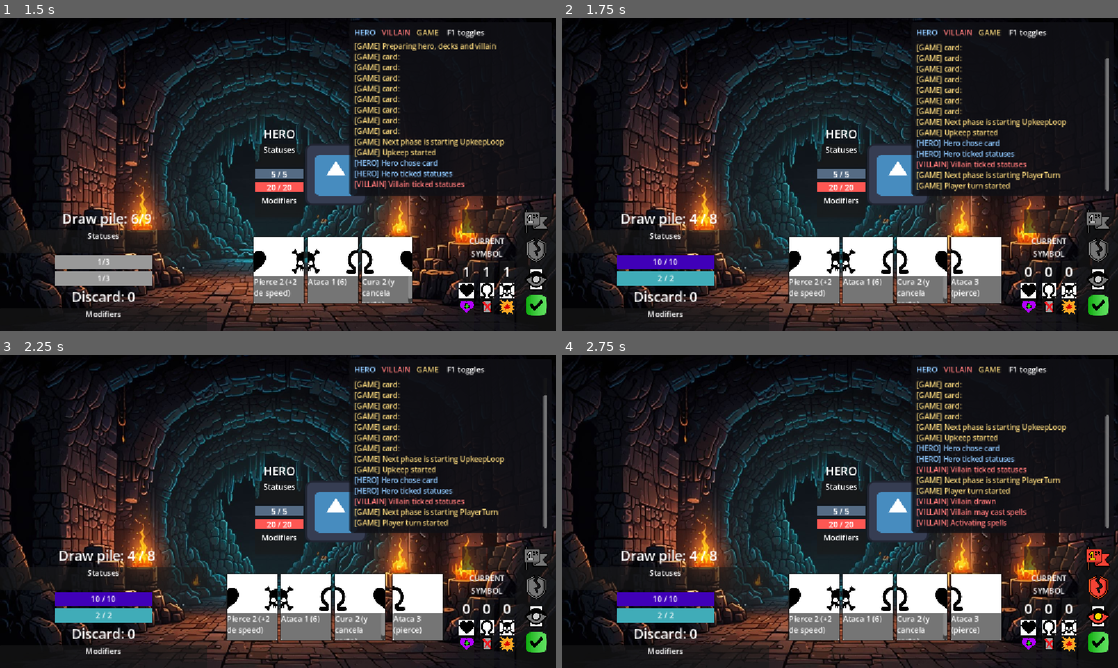
Above: before the commit, frames 1-4 (two rows, left to right).
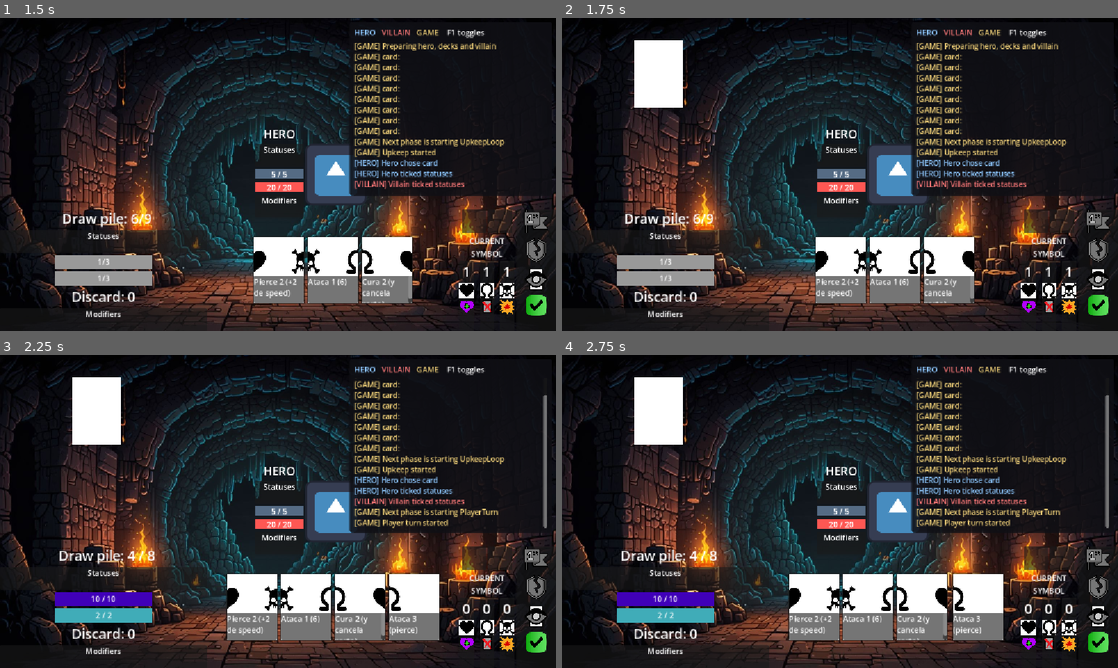
Above: after the commit, the same moments.

Repository: OteroJP/roguelito
Game: Godot game, scene res://ui/main.tscn
Same seed, same stepped clock (60 frames per second), same inputs: the game is played once before the commit and once after it. The engine's default icon, where the game draws it, is replaced by a stand-in: a white triangle on a blue panel in a dark square.
Inputs (mouse positions are in pixels of both pictures, inside the frame that each line leads up to):
- Up to frame 1 (1.5 s): click (533, 305) at 0.5 s; click (533, 305) at 1.25 s
- Up to frame 2 (1.75 s): no input
- Up to frame 3 (2.25 s): click (533, 642) at 2 s
- Up to frame 4 (2.75 s): no input

Frame 1 is identical in both runs. In frame 2, 12% of the frame differs, in the area x 9-99%, y 7-92%; in frame 3, 2.4%; in frame 4, 5.6%.

Commit message:
refactor playing cards area

Diff:
--- a/app/combat_room.gd
+++ b/app/combat_room.gd
@@ -8,7 +8,7 @@
 
 @onready var villain_container: MarginContainer = %InteractiveContainer
 @onready var dungeon: Node2D = %DungeonRoom
-@onready var playing_area: VBoxContainer = %PlayingArea
+@onready var playing_area: PlayingArea = %PlayingArea
 
 func _ready() -> void:
 	_prepare_room()
@@ -23,17 +23,22 @@
 
 
 func _prepare_room() -> void:
+	GameManager.prepare(
+		playing_area,
+		hero,
+		villain,
+		ux_delay
+	)
+	playing_area.clear()
 	GameManager.add_log("Preparing hero, decks and villain", GameManager.LogSource.GAME)
 	villain_container.add_child(villain.prepare())
-	dungeon.add_child(hero.prepare())
+	var new_hero: HeroVisuals = hero.prepare()
+	dungeon.add_child(new_hero)
+
 	_combat_loop = CombatLoop.new(
 		_prepare_end_conditions(),
 		_prepare_phases(),
 	)
-	GameManager.hero = hero
-	GameManager.villain = villain
-	GameManager.ux_delay = ux_delay
-
 
 func _end_combat() -> void:
 	# TBD
@@ -53,8 +58,8 @@
 
 func _prepare_phases() -> Array[LoopPhase]:
 	var phases: Array[LoopPhase] = [
-		UpkeepLoop.new(hero, villain),
-		PlayerTurn.new(villain),
+		UpkeepLoop.new(hero, villain, playing_area),
+		PlayerTurn.new(villain, playing_area),
 		Resolution.new(playing_area)
 		]
 	return phases
--- a/app/game_manager.gd
+++ b/app/game_manager.gd
@@ -21,8 +21,16 @@
 var current_hero_card: HeroCardData
 var is_current_hero_card_enabled: bool = true
 var card_resolve_queue: Array[CardData]
+var playing_area: PlayingArea
 var ux_delay: float
 var _log: CombatLog
+
+
+func prepare(_playing_area: PlayingArea, _hero: Hero, _villain: Villain, _ux_delay: float) -> void:
+	playing_area = _playing_area
+	hero = _hero
+	villain = _villain
+	ux_delay = _ux_delay
 
 
 func sort_cards() -> void:
--- a/app/loops/combat_loop/player_turn.gd
+++ b/app/loops/combat_loop/player_turn.gd
@@ -2,12 +2,15 @@
 
 
 var _villain: Villain
+var _playing_area: PlayingArea
 
 
 func _init(
-	villain_character,
+	villain_character: Villain,
+	playing_area: PlayingArea
 	) -> void:
 	_villain = villain_character
+	_playing_area = playing_area
 
 
 func run() -> void:
@@ -22,4 +25,5 @@
 		return
 	GameManager.add_log("Villain plays a card", GameManager.LogSource.VILLAIN)
 	await _villain.play_card() # Mandatory: Player selects a card to play, may undo, and the confirms.
-	#phase_ended.emit()
+	await _playing_area.add_villain_card(GameManager.current_villain_card)
+	await _playing_area.get_tree().process_frame
--- a/app/loops/combat_loop/resolution.gd
+++ b/app/loops/combat_loop/resolution.gd
@@ -1,32 +1,20 @@
 class_name Resolution extends LoopPhase
 
-var _control_node: Control
+var _playing_area: Control
 
 func _init(
-	playing_area_container: Control
+	playing_area: PlayingArea
 	) -> void:
-	_control_node = playing_area_container
+	_playing_area = playing_area
 
 
 func run() -> void:
-	# Show Hero card
-	_control_node.show()
-	var hero_card: HeroCard = HeroCard.new_hero_card(GameManager.current_hero_card)
-	#hero_card.offset_transform_enabled = true
-	#hero_card.offset_transform_visual_only = true
-	#hero_card.offset_transform_rotation = PI
-	_control_node.add_child(hero_card)
-	await _control_node.get_tree().process_frame
-
-	var villain_card: VillainCard = VillainCard.new_villain_card(GameManager.current_villain_card)
-	_control_node.add_child(villain_card)
-	await _control_node.get_tree().process_frame
-
+	_playing_area.enable_hero_card_visibility(true)
 	# check stance and other condicionals.
 	# check pc cards condicionales.
 	# Compare cards speed and execute in order.
 	await GameManager.sort_cards()
-	await _control_node.get_tree().process_frame
+	await _playing_area.get_tree().process_frame
 
 	# Execute faster card.
 	# WIN-LOSS CHECK
@@ -40,10 +28,5 @@
 		return
 
 	await GameManager.end_phase()
-	for child: Control in _control_node.get_children():
-		child.queue_free()
-	await _control_node.get_tree().process_frame
-	_control_node.hide()
 
-
-	#TODO Discards cards, if there is more than hand_limit (6) it must discard hand_size - hand_limit.
+	await _playing_area.clear()
--- a/app/loops/combat_loop/upkeep.gd
+++ b/app/loops/combat_loop/upkeep.gd
@@ -2,13 +2,16 @@
 
 var _hero: Hero
 var _villain: Villain
+var _playing_area: PlayingArea
 
 func _init(
 	hero_character: Hero,
-	villain_character: Villain
+	villain_character: Villain,
+	playing_area: PlayingArea
 	) -> void:
 	_hero = hero_character
 	_villain = villain_character
+	_playing_area = playing_area
 
 
 func run() -> void:
@@ -24,6 +27,7 @@
 	if _have_loop_ended.call(): # WIN-LOSS CHECK
 		return
 	await _hero.play_card() # Hero picks random card to play
+	await _playing_area.add_hero_card(GameManager.current_hero_card)
 	if _have_loop_ended.call():
 		return
 	#phase_ended.emit()
--- a/dungeon/character/villain/resources/spells/reveal_hero_card.tres
+++ b/dungeon/character/villain/resources/spells/reveal_hero_card.tres
@@ -2,12 +2,14 @@
 
 [ext_resource type="Texture2D" uid="uid://ditsslm1ssgof" path="res://ui/villain_hud/reveal.png" id="1_aoo0r"]
 [ext_resource type="Script" uid="uid://xfgl0yagpvod" path="res://ui/card_manager/card/_card_effect.gd" id="1_xfjd7"]
-[ext_resource type="Script" uid="uid://w8lt376mqa5p" path="res://dungeon/character/villain/spell.gd" id="2_6l8em"]
 [ext_resource type="Texture2D" uid="uid://bvcuwey8470ml" path="res://ui/villain_hud/reveal_disabled.png" id="2_jj7pi"]
+[ext_resource type="Resource" uid="uid://gxxtidcjn2dr" path="res://ui/card_manager/card/card_effects/resources/reveal_hero.tres" id="4_jj7pi"]
+[ext_resource type="Script" uid="uid://w8lt376mqa5p" path="res://dungeon/character/villain/spell.gd" id="5_oew5b"]
 
 [resource]
-script = ExtResource("2_6l8em")
+script = ExtResource("5_oew5b")
 name = "Reveal"
 btn_asset = ExtResource("1_aoo0r")
 btn_asset_disabled = ExtResource("2_jj7pi")
+effects = Array[ExtResource("1_xfjd7")]([ExtResource("4_jj7pi")])
 metadata/_custom_type_script = "uid://w8lt376mqa5p"
--- /dev/null
+++ b/ui/card_manager/card/card_effects/resources/reveal_hero.tres
@@ -0,0 +1,7 @@
+[gd_resource type="Resource" script_class="RevealHero" format=3 uid="uid://gxxtidcjn2dr"]
+
+[ext_resource type="Script" uid="uid://d7eoprihg1j3" path="res://ui/card_manager/card/card_effects/reveal_hero_card.gd" id="1_net3r"]
+
+[resource]
+script = ExtResource("1_net3r")
+metadata/_custom_type_script = "uid://d7eoprihg1j3"
--- /dev/null
+++ b/ui/card_manager/card/card_effects/reveal_hero_card.gd
@@ -0,0 +1,5 @@
+class_name RevealHero
+extends CardEffect
+
+func on_clash(villain: Villain, hero: Hero):
+	GameManager.playing_area.enable_hero_card_visibility(true)
--- a/ui/card_manager/card/hero_card.gd
+++ b/ui/card_manager/card/hero_card.gd
@@ -83,3 +83,7 @@
 	_tween.set_trans(Tween.TRANS_QUAD)
 	_tween.set_ease(Tween.EASE_OUT)
 	return _tween
+
+
+func enable_visibility(enabled: bool) -> void:
+	_back.visible = not enabled
--- a/ui/card_manager/card/hero_card.tscn
+++ b/ui/card_manager/card/hero_card.tscn
@@ -17,10 +17,6 @@
 theme_override_constants/margin_top = 2
 theme_override_constants/margin_right = 2
 theme_override_constants/margin_bottom = 2
-
-[node name="CardBack" type="ColorRect" parent="MarginContainer" unique_id=1052783]
-unique_name_in_owner = true
-layout_mode = 2
 
 [node name="VBoxContainer" type="VBoxContainer" parent="MarginContainer" unique_id=1824602944]
 layout_mode = 2
@@ -63,5 +59,10 @@
 unique_name_in_owner = true
 layout_mode = 2
 
+[node name="CardBack" type="ColorRect" parent="." unique_id=1052783]
+unique_name_in_owner = true
+visible = false
+layout_mode = 2
+
 [connection signal="mouse_entered" from="." to="." method="_on_mouse_entered"]
 [connection signal="mouse_exited" from="." to="." method="_on_mouse_exited"]
--- a/ui/main.tscn
+++ b/ui/main.tscn
@@ -4,7 +4,6 @@
 [ext_resource type="PackedScene" uid="uid://cojufkmft2yab" path="res://dungeon/dungeon_room.tscn" id="1_r3wx3"]
 [ext_resource type="Resource" uid="uid://buuedavgylgmr" path="res://dungeon/character/villain/villain_deck.tres" id="2_06s8x"]
 [ext_resource type="Script" uid="uid://c4teak7vu6pqs" path="res://dungeon/character/villain/villain.gd" id="3_04ebt"]
-[ext_resource type="PackedScene" uid="uid://ce3fqp227u3vc" path="res://ui/card_manager/card/villain_card.tscn" id="3_loxbi"]
 [ext_resource type="Script" uid="uid://cdfx4ka5bxjp" path="res://dungeon/character/villain/symbol_bonus.gd" id="4_04ebt"]
 [ext_resource type="Resource" uid="uid://bd76ry0mpjv76" path="res://dungeon/character/villain/hero_deck.tres" id="4_ar4ev"]
 [ext_resource type="Script" uid="uid://w8lt376mqa5p" path="res://dungeon/character/villain/spell.gd" id="4_r4kgx"]
@@ -15,6 +14,7 @@
 [ext_resource type="Resource" uid="uid://3dbpegs3q3vt" path="res://dungeon/character/villain/resources/symbol_bonuses/omega_cancel.tres" id="6_r4kgx"]
 [ext_resource type="Resource" uid="uid://d3qvdvh4cxk03" path="res://dungeon/character/villain/resources/spells/reveal_hero_card.tres" id="7_qg6ye"]
 [ext_resource type="Resource" uid="uid://gjjx7un00n2c" path="res://dungeon/character/villain/resources/symbol_bonuses/skull_damage.tres" id="7_u61fw"]
+[ext_resource type="PackedScene" uid="uid://xicrwm38hrf1" path="res://ui/playing_area.tscn" id="15_yiodr"]
 
 [sub_resource type="Resource" id="Resource_loxbi"]
 script = ExtResource("3_04ebt")
@@ -77,26 +77,8 @@
 grow_horizontal = 2
 grow_vertical = 2
 
-[node name="Panel" type="PanelContainer" parent="HBoxContainer" unique_id=1587713020]
-self_modulate = Color(1, 1, 1, 0)
-layout_mode = 2
-size_flags_vertical = 3
-
-[node name="PlayingArea" type="VBoxContainer" parent="HBoxContainer/Panel" unique_id=1076703880]
+[node name="PlayingArea" parent="HBoxContainer" unique_id=969993662 instance=ExtResource("15_yiodr")]
 unique_name_in_owner = true
-custom_minimum_size = Vector2(180, 300)
-layout_mode = 2
-size_flags_horizontal = 4
-size_flags_vertical = 4
-
-[node name="Card2" parent="HBoxContainer/Panel/PlayingArea" unique_id=1032387873 instance=ExtResource("3_loxbi")]
-visible = false
-layout_mode = 2
-offset_transform_enabled = true
-offset_transform_rotation = 3.1415927
-
-[node name="Card3" parent="HBoxContainer/Panel/PlayingArea" unique_id=1174546503 instance=ExtResource("3_loxbi")]
-visible = false
 layout_mode = 2
 
 [node name="InteractiveContainer" type="MarginContainer" parent="HBoxContainer" unique_id=1834258728]
--- /dev/null
+++ b/ui/playing_area.gd
@@ -0,0 +1,33 @@
+class_name PlayingArea
+extends PanelContainer
+
+@onready var _PlayingColumn: VBoxContainer = %PlayingColumn
+
+var _hero_card: HeroCard
+var _villain_card: VillainCard
+
+func add_hero_card(card_data: HeroCardData, _visible: bool = false) -> void:
+	var hero_card: HeroCard = HeroCard.new_hero_card(GameManager.current_hero_card)
+	_hero_card = hero_card
+	_PlayingColumn.add_child(hero_card)
+	enable_hero_card_visibility(_visible)
+	await get_tree().create_timer(GameManager.ux_delay).timeout
+
+
+func enable_hero_card_visibility(enabled: bool) -> void:
+	_hero_card.enable_visibility(enabled)
+
+
+func add_villain_card(card_data: VillainCardData, _visible: bool = false) -> void:
+	var villain_card: VillainCard = VillainCard.new_villain_card(GameManager.current_villain_card)
+	_villain_card = villain_card
+	_PlayingColumn.add_child(villain_card)
+	await get_tree().create_timer(GameManager.ux_delay).timeout
+
+
+func clear() -> void:
+	for child: Control in _PlayingColumn.get_children():
+		child.queue_free()
+	_hero_card = null
+	_villain_card = null
+	await get_tree().create_timer(GameManager.ux_delay).timeout
--- /dev/null
+++ b/ui/playing_area.tscn
@@ -0,0 +1,26 @@
+[gd_scene format=3 uid="uid://xicrwm38hrf1"]
+
+[ext_resource type="PackedScene" uid="uid://ce3fqp227u3vc" path="res://ui/card_manager/card/villain_card.tscn" id="1_3wxtt"]
+[ext_resource type="Script" uid="uid://dp52pgokj854b" path="res://ui/playing_area.gd" id="1_umndx"]
+
+[node name="Panel" type="PanelContainer" unique_id=969993662]
+self_modulate = Color(1, 1, 1, 0)
+offset_right = 400.0
+offset_bottom = 300.0
+size_flags_vertical = 3
+script = ExtResource("1_umndx")
+
+[node name="PlayingColumn" type="VBoxContainer" parent="." unique_id=1662216359]
+unique_name_in_owner = true
+custom_minimum_size = Vector2(400, 300)
+layout_mode = 2
+size_flags_horizontal = 0
+size_flags_vertical = 4
+
+[node name="HeroCard" parent="PlayingColumn" unique_id=386368749 instance=ExtResource("1_3wxtt")]
+layout_mode = 2
+offset_transform_enabled = true
+offset_transform_rotation = 3.1415927
+
+[node name="VillainCard" parent="PlayingColumn" unique_id=1130769112 instance=ExtResource("1_3wxtt")]
+layout_mode = 2
Not shown, added: ui/card_manager/card/card_effects/reveal_hero_card.gd.uid
Not shown, added: ui/playing_area.gd.uid
